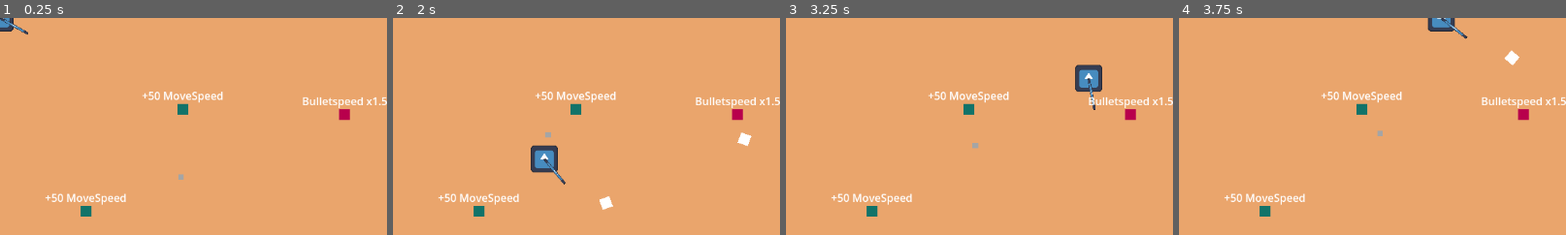
Above: before the commit, frames 1-4 (left to right).
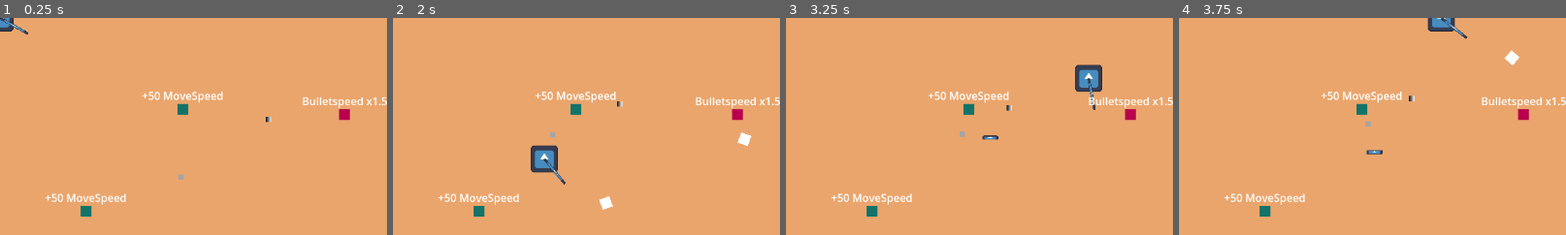
Above: after the commit, the same moments.

Repository: elloco02/gae-final-assignment
Game: Godot game, scene res://scenes/map.tscn
Same seed, same stepped clock (60 frames per second), same inputs: the game is played once before the commit and once after it. Before the commit the project has no main scene; this scene is started directly in both runs. The engine's default icon, where the game draws it, is replaced by a stand-in: a white triangle on a blue panel in a dark square.
Inputs (mouse positions are % of the whole screen's width and height, from its top left):
- Up to frame 1 (0.25 s): no input
- Up to frame 2 (2 s): tap Enter at 0.5 s; move the mouse to (72, 45) at 0.52 s; hold D (right) 0.53-1.28 s; click (72, 45) at 0.6 s; move the mouse to (30, 55) at 1.27 s; hold S (down) from 1.28 s (still down); click (30, 55) at 1.35 s
- Up to frame 3 (3.25 s): move the mouse to (60, 28) at 2.02 s; release S (down) at 2.03 s; hold D (right) 2.03-2.78 s; click (60, 28) at 2.1 s; move the mouse to (45, 70) at 2.77 s; hold W (up) from 2.78 s (still down); click (45, 70) at 2.85 s
- Up to frame 4 (3.75 s): move the mouse to (80, 65) at 3.52 s; release W (up) at 3.53 s; hold A (left) from 3.53 s (still down); click (80, 65) at 3.6 s
The pictures show only the part of the screen within x 0-50%, y 0-50%; the shares and areas given below are measured in that part.

The runs differ from the first frame. In frame 1, less than 0.1% of the frame differs, in the area x 68-71%, y 45-49%; in frame 2, less than 0.1%; in frame 3, 0.2%, in the area x 44-59%, y 40-61%; in frame 4, 0.2%.

Commit message:
feat: finish implementation of enemies

Diff:
--- a/neues-spiel/project.godot
+++ b/neues-spiel/project.godot
@@ -11,6 +11,7 @@
 [application]
 
 config/name="Neues Spiel"
+run/main_scene="uid://bsbfttkm3ssnd"
 config/features=PackedStringArray("4.4", "Forward Plus")
 config/icon="res://icon.svg"
 
--- a/neues-spiel/scenes/enemies/bat.tscn
+++ b/neues-spiel/scenes/enemies/bat.tscn
@@ -1,8 +1,16 @@
-[gd_scene load_steps=7 format=3 uid="uid://b7ju42r1ol66n"]
+[gd_scene load_steps=14 format=3 uid="uid://b7ju42r1ol66n"]
 
 [ext_resource type="Script" uid="uid://dp0ninotv6vlc" path="res://scripts/enemies/bat/bat.gd" id="1_rt4uy"]
 [ext_resource type="PackedScene" uid="uid://dptv1wk2l4ilc" path="res://scenes/health_component.tscn" id="2_5m14n"]
+[ext_resource type="Script" uid="uid://dsh2u5okbvv0s" path="res://scripts/statemachine.gd" id="3_5m14n"]
 [ext_resource type="PackedScene" uid="uid://bbuxg4s10u72f" path="res://scenes/hitbox_component.tscn" id="3_i6os3"]
+[ext_resource type="Script" uid="uid://qjjnwwgx0533" path="res://scripts/enemies/enemy_attack_state.gd" id="4_18mee"]
+[ext_resource type="Script" uid="uid://wkapnnnb6v74" path="res://scripts/enemies/enemy_follow_state.gd" id="5_jofwc"]
+[ext_resource type="PackedScene" uid="uid://doqqe02jv0c2n" path="res://scenes/enemies/enemy_melee_attack.tscn" id="7_ss5yy"]
+[ext_resource type="Resource" uid="uid://ddsjkofmwt1pe" path="res://scenes/enemies/bat_attack.tres" id="8_f0cyw"]
+
+[sub_resource type="RectangleShape2D" id="RectangleShape2D_4k4o5"]
+size = Vector2(8, 8)
 
 [sub_resource type="Gradient" id="Gradient_rt4uy"]
 
@@ -12,9 +20,16 @@
 [sub_resource type="RectangleShape2D" id="RectangleShape2D_18mee"]
 size = Vector2(8, 8)
 
-[node name="Bat" type="Node2D"]
+[sub_resource type="RectangleShape2D" id="RectangleShape2D_f0cyw"]
+size = Vector2(36, 36)
+
+[node name="Bat" type="CharacterBody2D"]
+collision_layer = 4
+collision_mask = 16
 script = ExtResource("1_rt4uy")
-metadata/_custom_type_script = "uid://dp0ninotv6vlc"
+
+[node name="CollisionShape2D" type="CollisionShape2D" parent="."]
+shape = SubResource("RectangleShape2D_4k4o5")
 
 [node name="Sprite2D" type="Sprite2D" parent="."]
 scale = Vector2(0.032, 8)
@@ -23,7 +38,33 @@
 [node name="HealthComponent" parent="." instance=ExtResource("2_5m14n")]
 
 [node name="HitboxComponent" parent="." node_paths=PackedStringArray("health_component") instance=ExtResource("3_i6os3")]
+collision_layer = 4
+collision_mask = 0
 health_component = NodePath("../HealthComponent")
 
 [node name="CollisionShape2D" type="CollisionShape2D" parent="HitboxComponent"]
 shape = SubResource("RectangleShape2D_18mee")
+
+[node name="StateMachine" type="Node" parent="." node_paths=PackedStringArray("initial_state")]
+script = ExtResource("3_5m14n")
+initial_state = NodePath("EnemyFollowState")
+metadata/_custom_type_script = "uid://dsh2u5okbvv0s"
+
+[node name="EnemyAttackState" type="Node" parent="StateMachine" node_paths=PackedStringArray("enemy", "attack", "follow_state")]
+script = ExtResource("4_18mee")
+enemy = NodePath("../..")
+attack = NodePath("../../EnemyMeleeAttack")
+follow_state = NodePath("../EnemyFollowState")
+metadata/_custom_type_script = "uid://qjjnwwgx0533"
+
+[node name="EnemyFollowState" type="Node" parent="StateMachine" node_paths=PackedStringArray("enemy", "attack_state")]
+script = ExtResource("5_jofwc")
+enemy = NodePath("../..")
+attack_state = NodePath("../EnemyAttackState")
+metadata/_custom_type_script = "uid://wkapnnnb6v74"
+
+[node name="EnemyMeleeAttack" parent="." instance=ExtResource("7_ss5yy")]
+attack_data = ExtResource("8_f0cyw")
+
+[node name="CollisionShape2D" type="CollisionShape2D" parent="EnemyMeleeAttack"]
+shape = SubResource("RectangleShape2D_f0cyw")
--- /dev/null
+++ b/neues-spiel/scenes/enemies/bat_attack.tres
@@ -0,0 +1,8 @@
+[gd_resource type="Resource" script_class="Attack" load_steps=2 format=3 uid="uid://ddsjkofmwt1pe"]
+
+[ext_resource type="Script" uid="uid://bpiwcqci4quff" path="res://scripts/utility/attack.gd" id="1_be53o"]
+
+[resource]
+script = ExtResource("1_be53o")
+attack_damage = 0.0
+metadata/_custom_type_script = "uid://bpiwcqci4quff"
--- /dev/null
+++ b/neues-spiel/scenes/enemies/cactus_attack_projectile.tscn
@@ -0,0 +1,24 @@
+[gd_scene load_steps=5 format=3 uid="uid://kgt2btxicblq"]
+
+[ext_resource type="Script" uid="uid://blhk0sufdbsy" path="res://scripts/enemies/enemy_attack_projectile.gd" id="1_wxvpr"]
+[ext_resource type="Resource" uid="uid://645dac2ptsoo" path="res://scenes/enemies/cactus_dude_attack.tres" id="2_k0p1h"]
+[ext_resource type="Texture2D" uid="uid://blg4n3bkkprp0" path="res://icon.svg" id="2_p8vc4"]
+
+[sub_resource type="RectangleShape2D" id="RectangleShape2D_k0p1h"]
+size = Vector2(24, 6)
+
+[node name="EnemyAttackProjectile" type="Area2D"]
+collision_layer = 8
+collision_mask = 17
+script = ExtResource("1_wxvpr")
+attack = ExtResource("2_k0p1h")
+projectile_speed = 50.0
+metadata/_custom_type_script = "uid://blhk0sufdbsy"
+
+[node name="CollisionShape2D" type="CollisionShape2D" parent="."]
+shape = SubResource("RectangleShape2D_k0p1h")
+
+[node name="Icon" type="Sprite2D" parent="."]
+position = Vector2(4.76837e-07, -1.19209e-07)
+scale = Vector2(0.1875, 0.046875)
+texture = ExtResource("2_p8vc4")
--- a/neues-spiel/scenes/enemies/cactus_dude.tscn
+++ b/neues-spiel/scenes/enemies/cactus_dude.tscn
@@ -1,8 +1,16 @@
-[gd_scene load_steps=7 format=3 uid="uid://cmbuf0drv1452"]
+[gd_scene load_steps=14 format=3 uid="uid://cmbuf0drv1452"]
 
 [ext_resource type="Script" uid="uid://dqd28sbxnlm6b" path="res://scripts/enemies/cactus_dude/cactus_dude.gd" id="1_7pew1"]
 [ext_resource type="PackedScene" uid="uid://dptv1wk2l4ilc" path="res://scenes/health_component.tscn" id="2_v75ud"]
 [ext_resource type="PackedScene" uid="uid://bbuxg4s10u72f" path="res://scenes/hitbox_component.tscn" id="3_i7bif"]
+[ext_resource type="Script" uid="uid://dsh2u5okbvv0s" path="res://scripts/statemachine.gd" id="3_v75ud"]
+[ext_resource type="Script" uid="uid://qjjnwwgx0533" path="res://scripts/enemies/enemy_attack_state.gd" id="4_jp8gy"]
+[ext_resource type="Script" uid="uid://wkapnnnb6v74" path="res://scripts/enemies/enemy_follow_state.gd" id="5_uvlcf"]
+[ext_resource type="Script" uid="uid://dlmjc2vshsp7b" path="res://scripts/enemies/enemy_range_attack.gd" id="7_optdm"]
+[ext_resource type="PackedScene" uid="uid://kgt2btxicblq" path="res://scenes/enemies/cactus_attack_projectile.tscn" id="8_37eqp"]
+
+[sub_resource type="RectangleShape2D" id="RectangleShape2D_nblqe"]
+size = Vector2(8, 8)
 
 [sub_resource type="Gradient" id="Gradient_7pew1"]
 
@@ -12,9 +20,17 @@
 [sub_resource type="RectangleShape2D" id="RectangleShape2D_jp8gy"]
 size = Vector2(8, 8)
 
-[node name="CactusDude" type="Node2D"]
+[sub_resource type="CircleShape2D" id="CircleShape2D_37uyd"]
+radius = 143.0
+
+[node name="CactusDude" type="CharacterBody2D"]
+collision_layer = 4
+collision_mask = 16
 script = ExtResource("1_7pew1")
-metadata/_custom_type_script = "uid://dqd28sbxnlm6b"
+speed = 40
+
+[node name="CollisionShape2D" type="CollisionShape2D" parent="."]
+shape = SubResource("RectangleShape2D_nblqe")
 
 [node name="Sprite2D" type="Sprite2D" parent="."]
 scale = Vector2(0.032, 8)
@@ -23,7 +39,41 @@
 [node name="HealthComponent" parent="." instance=ExtResource("2_v75ud")]
 
 [node name="HitboxComponent" parent="." node_paths=PackedStringArray("health_component") instance=ExtResource("3_i7bif")]
+collision_layer = 4
+collision_mask = 0
 health_component = NodePath("../HealthComponent")
 
 [node name="CollisionShape2D" type="CollisionShape2D" parent="HitboxComponent"]
 shape = SubResource("RectangleShape2D_jp8gy")
+
+[node name="StateMachine" type="Node" parent="." node_paths=PackedStringArray("initial_state")]
+script = ExtResource("3_v75ud")
+initial_state = NodePath("EnemyFollowState")
+metadata/_custom_type_script = "uid://dsh2u5okbvv0s"
+
+[node name="EnemyAttackState" type="Node" parent="StateMachine" node_paths=PackedStringArray("enemy", "attack", "follow_state")]
+script = ExtResource("4_jp8gy")
+enemy = NodePath("../..")
+attack = NodePath("../../EnemyRangeAttack")
+follow_state = NodePath("../EnemyFollowState")
+metadata/_custom_type_script = "uid://qjjnwwgx0533"
+
+[node name="EnemyFollowState" type="Node" parent="StateMachine" node_paths=PackedStringArray("enemy", "attack_state")]
+script = ExtResource("5_uvlcf")
+enemy = NodePath("../..")
+attack_range = 80.0
+attack_state = NodePath("../EnemyAttackState")
+metadata/_custom_type_script = "uid://wkapnnnb6v74"
+
+[node name="EnemyRangeAttack" type="Area2D" parent="." node_paths=PackedStringArray("spawn_marker")]
+collision_layer = 0
+script = ExtResource("7_optdm")
+projectile = ExtResource("8_37eqp")
+spawn_marker = NodePath("../Marker2D")
+metadata/_custom_type_script = "uid://dlmjc2vshsp7b"
+
+[node name="CollisionShape2D" type="CollisionShape2D" parent="EnemyRangeAttack"]
+visible = false
+shape = SubResource("CircleShape2D_37uyd")
+
+[node name="Marker2D" type="Marker2D" parent="."]
--- /dev/null
+++ b/neues-spiel/scenes/enemies/cactus_dude_attack.tres
@@ -0,0 +1,8 @@
+[gd_resource type="Resource" script_class="Attack" load_steps=2 format=3 uid="uid://645dac2ptsoo"]
+
+[ext_resource type="Script" uid="uid://bpiwcqci4quff" path="res://scripts/utility/attack.gd" id="1_47h01"]
+
+[resource]
+script = ExtResource("1_47h01")
+attack_damage = 0.0
+metadata/_custom_type_script = "uid://bpiwcqci4quff"
--- /dev/null
+++ b/neues-spiel/scenes/enemies/enemy_attack_projectile.tscn
@@ -0,0 +1,9 @@
+[gd_scene load_steps=2 format=3 uid="uid://btl5kuj3qlat3"]
+
+[ext_resource type="Script" uid="uid://blhk0sufdbsy" path="res://scripts/enemies/enemy_attack_projectile.gd" id="1_63yyq"]
+
+[node name="EnemyAttackProjectile" type="Area2D"]
+collision_layer = 8
+collision_mask = 17
+script = ExtResource("1_63yyq")
+metadata/_custom_type_script = "uid://blhk0sufdbsy"
--- /dev/null
+++ b/neues-spiel/scenes/enemies/enemy_melee_attack.tscn
@@ -0,0 +1,8 @@
+[gd_scene load_steps=2 format=3 uid="uid://doqqe02jv0c2n"]
+
+[ext_resource type="Script" uid="uid://r3qkvbjrn315" path="res://scripts/enemies/enemy_melee_attack.gd" id="1_7v3pr"]
+
+[node name="EnemyMeleeAttack" type="Area2D"]
+collision_layer = 12
+script = ExtResource("1_7v3pr")
+metadata/_custom_type_script = "uid://r3qkvbjrn315"
--- a/neues-spiel/scenes/enemies/mummy.tscn
+++ b/neues-spiel/scenes/enemies/mummy.tscn
@@ -6,7 +6,8 @@
 [ext_resource type="Script" uid="uid://wkapnnnb6v74" path="res://scripts/enemies/enemy_follow_state.gd" id="4_0tcs6"]
 [ext_resource type="Script" uid="uid://dsh2u5okbvv0s" path="res://scripts/statemachine.gd" id="4_ifpek"]
 [ext_resource type="Script" uid="uid://qjjnwwgx0533" path="res://scripts/enemies/enemy_attack_state.gd" id="5_7t3o7"]
-[ext_resource type="Script" uid="uid://bswitwdwoy6nd" path="res://scripts/enemies/enemy_attack.gd" id="6_7t3o7"]
+[ext_resource type="PackedScene" uid="uid://doqqe02jv0c2n" path="res://scenes/enemies/enemy_melee_attack.tscn" id="7_1p1p6"]
+[ext_resource type="Resource" uid="uid://clf63wch0u3" path="res://scenes/enemies/mummy_attack.tres" id="8_1p1p6"]
 
 [sub_resource type="RectangleShape2D" id="RectangleShape2D_7t3o7"]
 size = Vector2(8, 8)
@@ -20,6 +21,9 @@
 
 [sub_resource type="RectangleShape2D" id="RectangleShape2D_bii4v"]
 size = Vector2(8, 8)
+
+[sub_resource type="RectangleShape2D" id="RectangleShape2D_1p1p6"]
+size = Vector2(36, 36)
 
 [node name="Mummy" type="CharacterBody2D"]
 collision_layer = 4
@@ -39,15 +43,11 @@
 
 [node name="HitboxComponent" parent="." node_paths=PackedStringArray("health_component") instance=ExtResource("2_6p3d2")]
 collision_layer = 4
-collision_mask = 2
+collision_mask = 0
 health_component = NodePath("../HealthComponent")
 
 [node name="CollisionShape2D" type="CollisionShape2D" parent="HitboxComponent"]
 shape = SubResource("RectangleShape2D_bii4v")
-
-[node name="EnemyAttack" type="Node" parent="."]
-script = ExtResource("6_7t3o7")
-metadata/_custom_type_script = "uid://bswitwdwoy6nd"
 
 [node name="StateMachine" type="Node" parent="." node_paths=PackedStringArray("initial_state")]
 script = ExtResource("4_ifpek")
@@ -57,7 +57,7 @@
 [node name="EnemyAttackState" type="Node" parent="StateMachine" node_paths=PackedStringArray("enemy", "attack", "follow_state")]
 script = ExtResource("5_7t3o7")
 enemy = NodePath("../..")
-attack = NodePath("../../EnemyAttack")
+attack = NodePath("../../EnemyMeleeAttack")
 follow_state = NodePath("../EnemyFollowState")
 metadata/_custom_type_script = "uid://qjjnwwgx0533"
 
@@ -67,3 +67,9 @@
 attack_range = 20.0
 attack_state = NodePath("../EnemyAttackState")
 metadata/_custom_type_script = "uid://wkapnnnb6v74"
+
+[node name="EnemyMeleeAttack" parent="." instance=ExtResource("7_1p1p6")]
+attack_data = ExtResource("8_1p1p6")
+
+[node name="CollisionShape2D" type="CollisionShape2D" parent="EnemyMeleeAttack"]
+shape = SubResource("RectangleShape2D_1p1p6")
--- /dev/null
+++ b/neues-spiel/scenes/enemies/mummy_attack.tres
@@ -0,0 +1,8 @@
+[gd_resource type="Resource" script_class="Attack" load_steps=2 format=3 uid="uid://clf63wch0u3"]
+
+[ext_resource type="Script" uid="uid://bpiwcqci4quff" path="res://scripts/utility/attack.gd" id="1_bvk5a"]
+
+[resource]
+script = ExtResource("1_bvk5a")
+attack_damage = 0.0
+metadata/_custom_type_script = "uid://bpiwcqci4quff"
--- a/neues-spiel/scenes/enemies/scorpion.tscn
+++ b/neues-spiel/scenes/enemies/scorpion.tscn
@@ -1,8 +1,16 @@
-[gd_scene load_steps=7 format=3 uid="uid://bp3h1p0md3kss"]
+[gd_scene load_steps=14 format=3 uid="uid://bp3h1p0md3kss"]
 
 [ext_resource type="Script" uid="uid://5n6gbl1l8hcy" path="res://scripts/enemies/scorpion/scorpion.gd" id="1_le87g"]
 [ext_resource type="PackedScene" uid="uid://dptv1wk2l4ilc" path="res://scenes/health_component.tscn" id="2_eoj0c"]
+[ext_resource type="Script" uid="uid://dsh2u5okbvv0s" path="res://scripts/statemachine.gd" id="3_eoj0c"]
 [ext_resource type="PackedScene" uid="uid://bbuxg4s10u72f" path="res://scenes/hitbox_component.tscn" id="3_m4trt"]
+[ext_resource type="Script" uid="uid://qjjnwwgx0533" path="res://scripts/enemies/enemy_attack_state.gd" id="4_as7p5"]
+[ext_resource type="Script" uid="uid://wkapnnnb6v74" path="res://scripts/enemies/enemy_follow_state.gd" id="5_h8wf3"]
+[ext_resource type="PackedScene" uid="uid://doqqe02jv0c2n" path="res://scenes/enemies/enemy_melee_attack.tscn" id="7_vedtl"]
+[ext_resource type="Resource" uid="uid://c8csgkub8ggt2" path="res://scenes/enemies/scorpion_attack.tres" id="8_jhxi2"]
+
+[sub_resource type="RectangleShape2D" id="RectangleShape2D_anpvi"]
+size = Vector2(8, 8)
 
 [sub_resource type="Gradient" id="Gradient_le87g"]
 
@@ -12,9 +20,16 @@
 [sub_resource type="RectangleShape2D" id="RectangleShape2D_as7p5"]
 size = Vector2(8, 8)
 
-[node name="Scorpion" type="Node2D"]
+[sub_resource type="RectangleShape2D" id="RectangleShape2D_jhxi2"]
+size = Vector2(36, 36)
+
+[node name="Scorpion" type="CharacterBody2D"]
+collision_layer = 4
+collision_mask = 16
 script = ExtResource("1_le87g")
-metadata/_custom_type_script = "uid://5n6gbl1l8hcy"
+
+[node name="CollisionShape2D" type="CollisionShape2D" parent="."]
+shape = SubResource("RectangleShape2D_anpvi")
 
 [node name="Sprite2D" type="Sprite2D" parent="."]
 scale = Vector2(0.032, 8)
@@ -23,7 +38,33 @@
 [node name="HealthComponent" parent="." instance=ExtResource("2_eoj0c")]
 
 [node name="HitboxComponent" parent="." node_paths=PackedStringArray("health_component") instance=ExtResource("3_m4trt")]
+collision_layer = 4
+collision_mask = 0
 health_component = NodePath("../HealthComponent")
 
 [node name="CollisionShape2D" type="CollisionShape2D" parent="HitboxComponent"]
 shape = SubResource("RectangleShape2D_as7p5")
+
+[node name="StateMachine" type="Node" parent="." node_paths=PackedStringArray("initial_state")]
+script = ExtResource("3_eoj0c")
+initial_state = NodePath("EnemyFollowState")
+metadata/_custom_type_script = "uid://dsh2u5okbvv0s"
+
+[node name="EnemyAttackState" type="Node" parent="StateMachine" node_paths=PackedStringArray("enemy", "attack", "follow_state")]
+script = ExtResource("4_as7p5")
+enemy = NodePath("../..")
+attack = NodePath("../../EnemyMeleeAttack")
+follow_state = NodePath("../EnemyFollowState")
+metadata/_custom_type_script = "uid://qjjnwwgx0533"
+
+[node name="EnemyFollowState" type="Node" parent="StateMachine" node_paths=PackedStringArray("enemy", "attack_state")]
+script = ExtResource("5_h8wf3")
+enemy = NodePath("../..")
+attack_state = NodePath("../EnemyAttackState")
+metadata/_custom_type_script = "uid://wkapnnnb6v74"
+
+[node name="EnemyMeleeAttack" parent="." instance=ExtResource("7_vedtl")]
+attack_data = ExtResource("8_jhxi2")
+
+[node name="CollisionShape2D" type="CollisionShape2D" parent="EnemyMeleeAttack"]
+shape = SubResource("RectangleShape2D_jhxi2")
--- /dev/null
+++ b/neues-spiel/scenes/enemies/scorpion_attack.tres
@@ -0,0 +1,8 @@
+[gd_resource type="Resource" script_class="Attack" load_steps=2 format=3 uid="uid://c8csgkub8ggt2"]
+
+[ext_resource type="Script" uid="uid://bpiwcqci4quff" path="res://scripts/utility/attack.gd" id="1_q8wv8"]
+
+[resource]
+script = ExtResource("1_q8wv8")
+attack_damage = 0.0
+metadata/_custom_type_script = "uid://bpiwcqci4quff"
--- a/neues-spiel/scenes/map.tscn
+++ b/neues-spiel/scenes/map.tscn
@@ -7,6 +7,7 @@
 [ext_resource type="Resource" uid="uid://b8ayf57voktsm" path="res://scripts/gun/upgrades/resources/speed_bullet.tres" id="4_2klcf"]
 [ext_resource type="Resource" uid="uid://cwndj3f3hlr8x" path="res://scripts/player/upgrades/resources/move_speed.tres" id="4_nakos"]
 [ext_resource type="PackedScene" uid="uid://o21c43cq4vbk" path="res://scenes/enemies/mummy.tscn" id="7_nakos"]
+[ext_resource type="PackedScene" uid="uid://cmbuf0drv1452" path="res://scenes/enemies/cactus_dude.tscn" id="8_jh32y"]
 
 [sub_resource type="TileSetAtlasSource" id="TileSetAtlasSource_paxxb"]
 texture = ExtResource("1_4xfga")
@@ -193,3 +194,6 @@
 
 [node name="Mummy" parent="." instance=ExtResource("7_nakos")]
 position = Vector2(278, 245)
+
+[node name="CactusDude" parent="." instance=ExtResource("8_jh32y")]
+position = Vector2(408, 154)
--- a/neues-spiel/scenes/player.tscn
+++ b/neues-spiel/scenes/player.tscn
@@ -30,7 +30,7 @@
 [node name="HealthComponent" parent="." instance=ExtResource("4_qlg0r")]
 
 [node name="HitboxComponent" parent="." instance=ExtResource("5_tuyoq")]
-collision_mask = 12
+collision_mask = 0
 
 [node name="CollisionShape2D2" type="CollisionShape2D" parent="HitboxComponent"]
 shape = SubResource("RectangleShape2D_qlg0r")
--- a/neues-spiel/scripts/enemies/bat/bat.gd
+++ b/neues-spiel/scripts/enemies/bat/bat.gd
@@ -1,3 +1,3 @@
 class_name Bat
 
-extends Node2D
+extends Enemy
--- a/neues-spiel/scripts/enemies/cactus_dude/cactus_dude.gd
+++ b/neues-spiel/scripts/enemies/cactus_dude/cactus_dude.gd
@@ -1,3 +1,3 @@
 class_name CactusDude
 
-extends Node2D
+extends Enemy
--- a/neues-spiel/scripts/enemies/enemy_attack.gd
+++ b/neues-spiel/scripts/enemies/enemy_attack.gd
@@ -1,8 +1,16 @@
 class_name EnemyAttack
 
-extends Node
+extends Area2D
 
 
 func attack():
-    # This function needs to be implemented by subclasses
-    pass
+	# This function needs to be implemented by subclasses
+	pass
+
+
+func get_player_hitbox(player: Player) -> HitboxComponent:
+	# Get the hitbox component of the player
+	for component in player.get_children():
+		if component is HitboxComponent:
+			return component
+	return null
--- /dev/null
+++ b/neues-spiel/scripts/enemies/enemy_attack_projectile.gd
@@ -0,0 +1,33 @@
+class_name EnemyAttackProjectile
+
+extends Area2D
+
+@export var attack: Attack = Attack.new()
+@export var projectile_speed: float = 400.0
+@export var projectile_lifetime: float = 3.0
+@export var direction: Vector2 = Vector2.RIGHT
+
+var velocity: Vector2 = Vector2.ZERO
+var remaining_time: float = 0.0
+
+func _init() -> void:
+    self.area_entered.connect(_on_area_entered)
+
+
+func _ready() -> void:
+    velocity = direction.normalized() * projectile_speed
+    remaining_time = projectile_lifetime
+
+
+func _physics_process(delta: float) -> void:
+    position += velocity * delta
+    remaining_time -= delta
+    if remaining_time <= 0.0:
+        queue_free()
+
+
+func _on_area_entered(area: Area2D) -> void:
+    if area is HitboxComponent:
+        area.damage(attack)
+
+    queue_free()
--- a/neues-spiel/scripts/enemies/enemy_follow_state.gd
+++ b/neues-spiel/scripts/enemies/enemy_follow_state.gd
@@ -17,7 +17,7 @@
 			players.append(node)
 
 
-func _exit_tree():
+func exit():
 	players.clear()
 
 
@@ -39,7 +39,7 @@
 	var player_rect = (player_hitbox.get_child(0) as CollisionShape2D).shape.get_rect()
 	var player_size = Vector2(player_rect.size.x / 2, player_rect.size.y / 2)
 
-	if (direction - player_size).length() > attack_range:
+	if direction.length() > attack_range + player_size.length():
 		enemy.velocity = direction.normalized() * enemy.speed
 	else:
 		enemy.velocity = Vector2.ZERO
--- /dev/null
+++ b/neues-spiel/scripts/enemies/enemy_melee_attack.gd
@@ -0,0 +1,14 @@
+class_name EnemyMeleeAttack
+extends EnemyAttack
+
+@export var attack_data: Attack = Attack.new()
+
+
+func attack():
+	var players = get_overlapping_bodies()
+	for player in players:
+		if player is Player:
+			var hitbox: HitboxComponent = self.get_player_hitbox(player)
+			if hitbox:
+				hitbox.damage(attack_data)
+				print("Player hit by Mummy attack!")
--- /dev/null
+++ b/neues-spiel/scripts/enemies/enemy_range_attack.gd
@@ -0,0 +1,41 @@
+class_name EnemyRangeAttack
+
+extends EnemyAttack
+
+@export var projectile: PackedScene
+@export var spawn_marker: Marker2D
+
+
+func _ready() -> void:
+	if not projectile:
+		push_error("Projectile must be set for EnemyRangeAttack")
+
+
+func attack():
+	var closest_player: Player = get_closest_player()
+	if closest_player:
+		var direction: Vector2 = (closest_player.global_position - spawn_marker.global_position).normalized()
+		spawn_projectile(direction)
+	else:
+		print("No player found to attack.")
+
+
+func get_closest_player() -> Player:
+	var players = get_overlapping_bodies()
+	for player in players:
+		if player is Player:
+			return player
+	return null
+
+
+func spawn_projectile(direction: Vector2) -> void:
+	if not projectile:
+		push_error("Projectile data is not set for EnemyRangeAttack")
+		return
+
+	var new_projectile: EnemyAttackProjectile = projectile.instantiate()
+	new_projectile.direction = direction
+	new_projectile.global_position = spawn_marker.global_position
+	get_tree().current_scene.add_child(new_projectile)
+
+	print("Spawned projectile in direction: ", direction)
--- /dev/null
+++ b/neues-spiel/scripts/enemies/mummy/mummy_attack.gd
@@ -0,0 +1,13 @@
+extends EnemyAttack
+
+var attack_data: Attack = Attack.new()
+
+
+func attack():
+	var players = get_overlapping_bodies()
+	for player in players:
+		if player is Player:
+			var hitbox: HitboxComponent = self.get_player_hitbox(player)
+			if hitbox:
+				hitbox.damage(attack_data)
+				print("Player hit by Mummy attack!")
--- a/neues-spiel/scripts/enemies/scorpion/scorpion.gd
+++ b/neues-spiel/scripts/enemies/scorpion/scorpion.gd
@@ -1,3 +1,3 @@
 class_name Scorpion
 
-extends Node2D
+extends Enemy
--- a/neues-spiel/scripts/utility/attack.gd
+++ b/neues-spiel/scripts/utility/attack.gd
@@ -1,3 +1,5 @@
 class_name Attack
 
-var attack_damage: float = 0.0
+extends Resource
+
+@export var attack_damage: float = 0.0
Not shown: 1 places in neues-spiel/scenes/enemies/mummy.tscn that only renumber resources
Not shown: 1 places in neues-spiel/scenes/map.tscn that only renumber resources
Not shown, added: neues-spiel/scripts/enemies/enemy_attack_projectile.gd.uid
Not shown, added: neues-spiel/scripts/enemies/enemy_melee_attack.gd.uid
Not shown, added: neues-spiel/scripts/enemies/enemy_range_attack.gd.uid
Not shown, added: neues-spiel/scripts/enemies/mummy/mummy_attack.gd.uid
